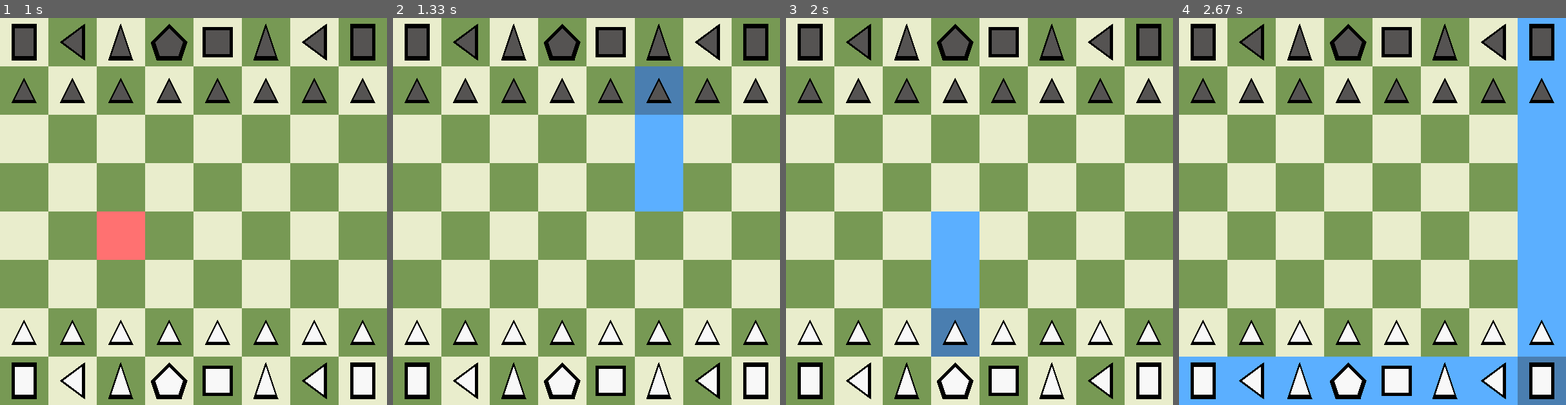
Above: before the commit, frames 1-4 (left to right).
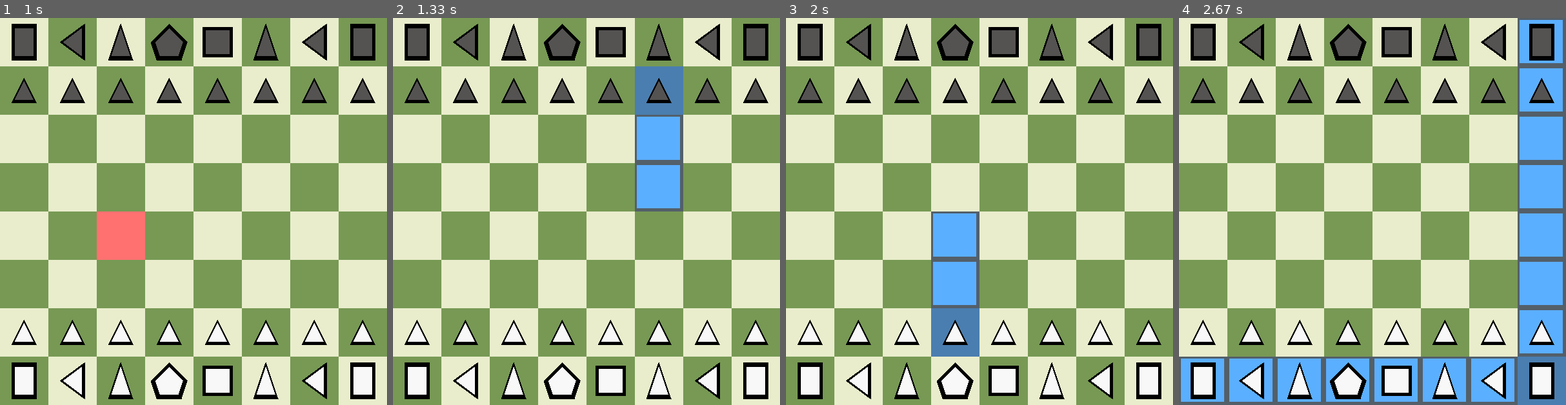
Above: after the commit, the same moments.

Repository: caleb-james-smith/PyGameChess
Game: pygame game, started from play.py
Same seed, same stepped clock (60 frames per second), same inputs: the game is played once before the commit and once after it.
Inputs (mouse positions are in pixels of both pictures, inside the frame that each line leads up to):
- Up to frame 1 (1 s): click (193, 211) at 0.38 s; click (100, 215) at 0.72 s
- Up to frame 2 (1.33 s): click (644, 76) at 1.05 s
- Up to frame 3 (2 s): click (878, 68) at 1.42 s; click (960, 312) at 1.92 s
- Up to frame 4 (2.67 s): click (1519, 358) at 2.25 s

Frame 1 is identical in both runs. In frame 2, 0.6% of the frame differs, in the area x 62-75%, y 25-50%; in frame 3, 0.6%; in frame 4, 4.4%, in the area x 0-100%, y 0-100%.

Commit message:
Add border to possible move squares.

Diff:
--- a/board.py
+++ b/board.py
@@ -33,6 +33,14 @@
         self.squares_per_side   = squares_per_side
         self.square_side        = square_side
 
+    # Get squares per side
+    def GetSquaresPerSide(self):
+        return self.squares_per_side
+
+    # Get square side
+    def GetSquareSide(self):
+        return self.square_side
+
     # Get square color based on x, y coordinate indices
     def GetSquareColor(self, x, y):
         # Use parity to determine square color
@@ -47,8 +55,11 @@
     # Draw a solid square
     # x_position: x position measured from left edge
     # y_position: y position measured from top edge
-    def DrawSquare(self, color, x_position, y_position):
-        self.game.draw.rect(self.screen, color, [x_position, y_position, self.square_side, self.square_side], 0)
+    def DrawSquare(self, color, x_position, y_position, side_length=None):
+        # Default: if side length is not specified, use the standard square side length
+        if not side_length:
+            side_length = self.square_side
+        self.game.draw.rect(self.screen, color, [x_position, y_position, side_length, side_length], 0)
 
     # Draw the board
     def DrawBoard(self):
--- a/play.py
+++ b/play.py
@@ -51,12 +51,12 @@
     PIECE_DARK_COLOR    = (85, 83, 82)
     PIECE_BORDER_COLOR  = PURE_BLACK
     CLICK_COLOR_EMPTY   = (255, 113, 113)
+    SQUARE_BORDER_COLOR = (83, 95, 105)
+    CLICK_COLOR_PIECE   = (74, 126, 176)
+    CLICK_COLOR_MOVES   = (91, 175, 255)
 
     #CLICK_COLOR_PIECE   = (91, 175, 255)
     #CLICK_COLOR_MOVES   = (74, 126, 176)
-
-    CLICK_COLOR_PIECE   = (74, 126, 176)
-    CLICK_COLOR_MOVES   = (91, 175, 255)
 
     #CLICK_COLOR_MOVES   = (23, 239, 23)
 
@@ -249,7 +249,7 @@
                 board.DrawSquare(CLICK_COLOR_EMPTY, square_x, square_y)
             else:
                 board.DrawSquare(CLICK_COLOR_PIECE, square_x, square_y)
-                state.DrawMovesForPiece(CLICK_COLOR_MOVES, xy_position)
+                state.DrawMovesForPiece(CLICK_COLOR_MOVES, SQUARE_BORDER_COLOR, xy_position)
 
         # Draw the pieces
         state.DrawPieces(pygame, screen, PIECE_LIGHT_COLOR, PIECE_DARK_COLOR, PIECE_BORDER_COLOR, SQUARES_PER_SIDE, SQUARE_SIDE)
--- a/state.py
+++ b/state.py
@@ -215,11 +215,11 @@
 
                 # Determine color
                 piece_color = piece.GetColor()
-                color = None
+                primary_color = None
                 if piece_color == "white":
-                    color = light_color
+                    primary_color = light_color
                 if piece_color == "black":
-                    color = dark_color
+                    primary_color = dark_color
 
                 # Get piece position: note that this is different than the square position
                 x_position = (x + 0.5) * square_side
@@ -229,7 +229,7 @@
                 # Draw piece (border color)
                 piece.Draw(game, screen, border_color, x_position, y_position, size)
                 # Draw piece (primary color)
-                piece.Draw(game, screen, color, x_position, y_position, 0.75 * size)
+                piece.Draw(game, screen, primary_color, x_position, y_position, 0.75 * size)
 
     # Place a piece in the piece state
     def PlacePiece(self, piece):
@@ -295,12 +295,12 @@
         return result
 
     # TODO
+    # FIXME: Try adding a border
+    # FIXME: Try drawing circles instead of squares
     # FIXME: Include captures for pawns
     # FIXME: Constraint based on not moving through pieces and not capturing your own pieces
-    # FIXME: Try adding a border
-    # FIXME: Try drawing circles instead of squares
     # Draw possible moves for a piece based on its position; include captures
-    def DrawMovesForPiece(self, color, xy_position):
+    def DrawMovesForPiece(self, primary_color, border_color, xy_position):
         valid_moves = []
         piece = self.GetPieceInPosition(xy_position)
         if piece:
@@ -308,7 +308,14 @@
         for move in valid_moves:
             square_position = self.board.GetSquarePosition(move)
             square_x, square_y = square_position
-            self.board.DrawSquare(color, square_x, square_y)
+            # Draw square (border color)
+            self.board.DrawSquare(border_color, square_x, square_y)
+            # Draw square (primary color)
+            square_side = self.board.GetSquareSide()
+            new_x = square_x + 0.05 * square_side
+            new_y = square_y + 0.05 * square_side
+            new_side = 0.90 * square_side
+            self.board.DrawSquare(primary_color, new_x, new_y, new_side)
 
     # TODO
     # Get a list of all of a player's pieces
